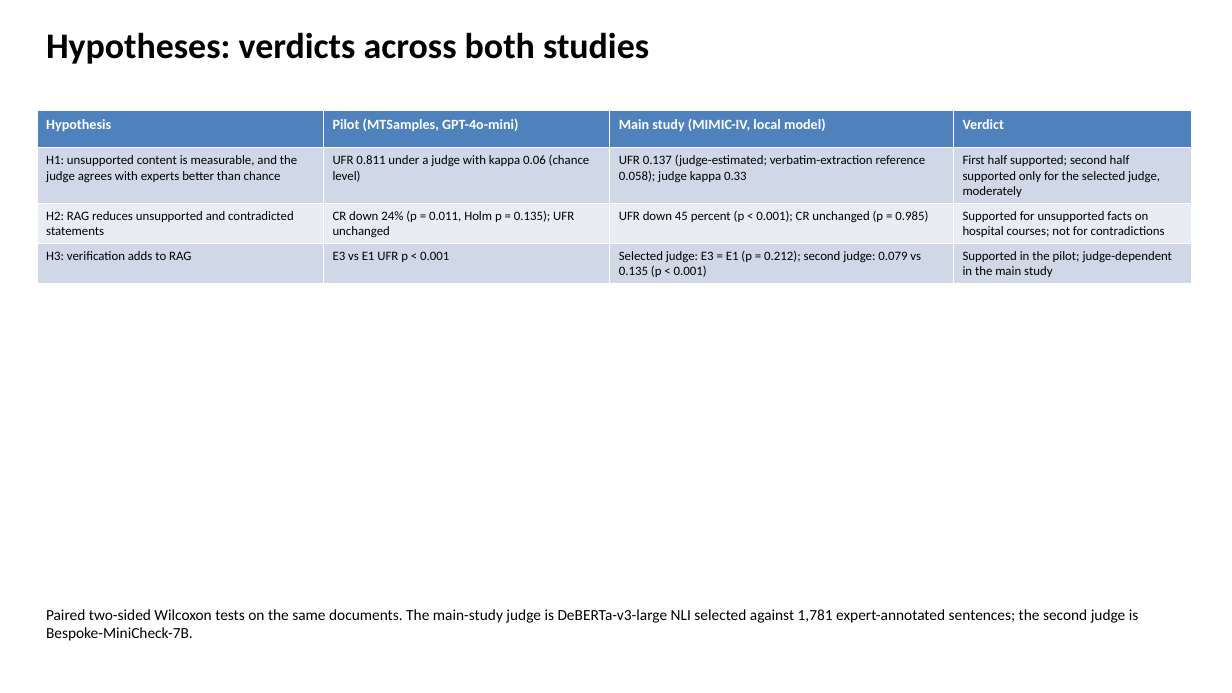
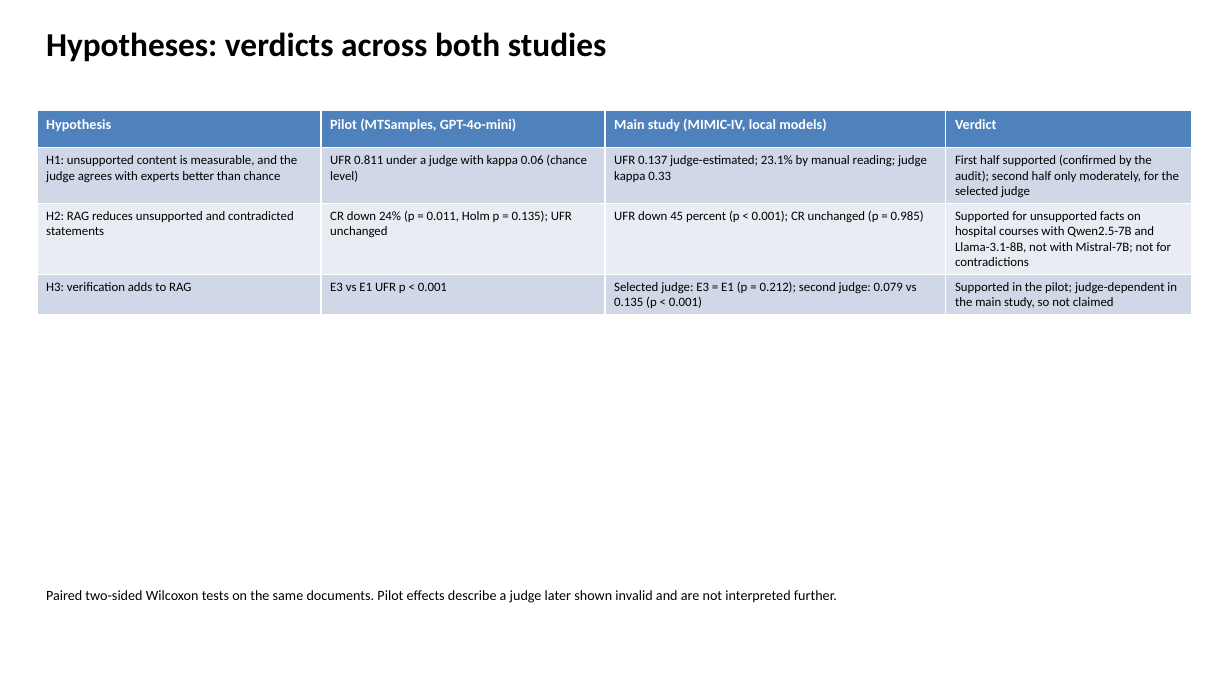
Before and after one commit to slay-a/medical-hallucination-eval, a slide deck: slide 19 of deliverables/Progress_Slides_Fall2026.pptx (slide 16 before the commit). Drawn at 1232x693 pixels with LibreOffice and Linux fonts; fonts in the diff are those of the drawing. Boxes give left, top, right and bottom in pixels: in the first picture for what was removed or moved away, otherwise in the second. Text is boxed around its words. In the diff, an @@ line names an element or a change of style, - is before the commit and + after.

```diff
--- a/deliverables/Progress_Slides_Fall2026.pptx
+++ b/deliverables/Progress_Slides_Fall2026.pptx
@@ text "Hypotheses: verdicts across both studies" at <box>46,32,607,62</box>: size 28 to 26 pt @@
@@ table at <box>37,111,1191,312</box> @@
-row 1, column 3: Main study (MIMIC-IV, local model)
+row 1, column 3: Main study (MIMIC-IV, local models)
-row 2, column 3: UFR 0.137 (judge-estimated; verbatim-extraction reference 0.058); judge kappa 0.33
+row 2, column 3: UFR 0.137 judge-estimated; 23.1% by manual reading; judge kappa 0.33
-row 2, column 4: First half supported; second half supported only for the selected judge, moderately
+row 2, column 4: First half supported (confirmed by the audit); second half only moderately, for the selected judge
-row 3, column 4: Supported for unsupported facts on hospital courses; not for contradictions
+row 3, column 4: Supported for unsupported facts on hospital courses with Qwen2.5-7B and Llama-3.1-8B, not with Mistral-7B; not for contradictions
-row 4, column 4: Supported in the pilot; judge-dependent in the main study
+row 4, column 4: Supported in the pilot; judge-dependent in the main study, so not claimed
@@ text at <box>46,590,837,603</box>: text changed; size 12 to 11 pt @@
-Paired two-sided Wilcoxon tests on the same documents. The main-study judge is DeBERTa-v3-large NLI selected against 1,781 expert-annotated sentences; the second judge is Bespoke-MiniCheck-7B.
+Paired two-sided Wilcoxon tests on the same documents. Pilot effects describe a judge later shown invalid and are not interpreted further.
```
Also in this commit, not shown: 19 other slides changed, 3 slides added, 4 other files.
